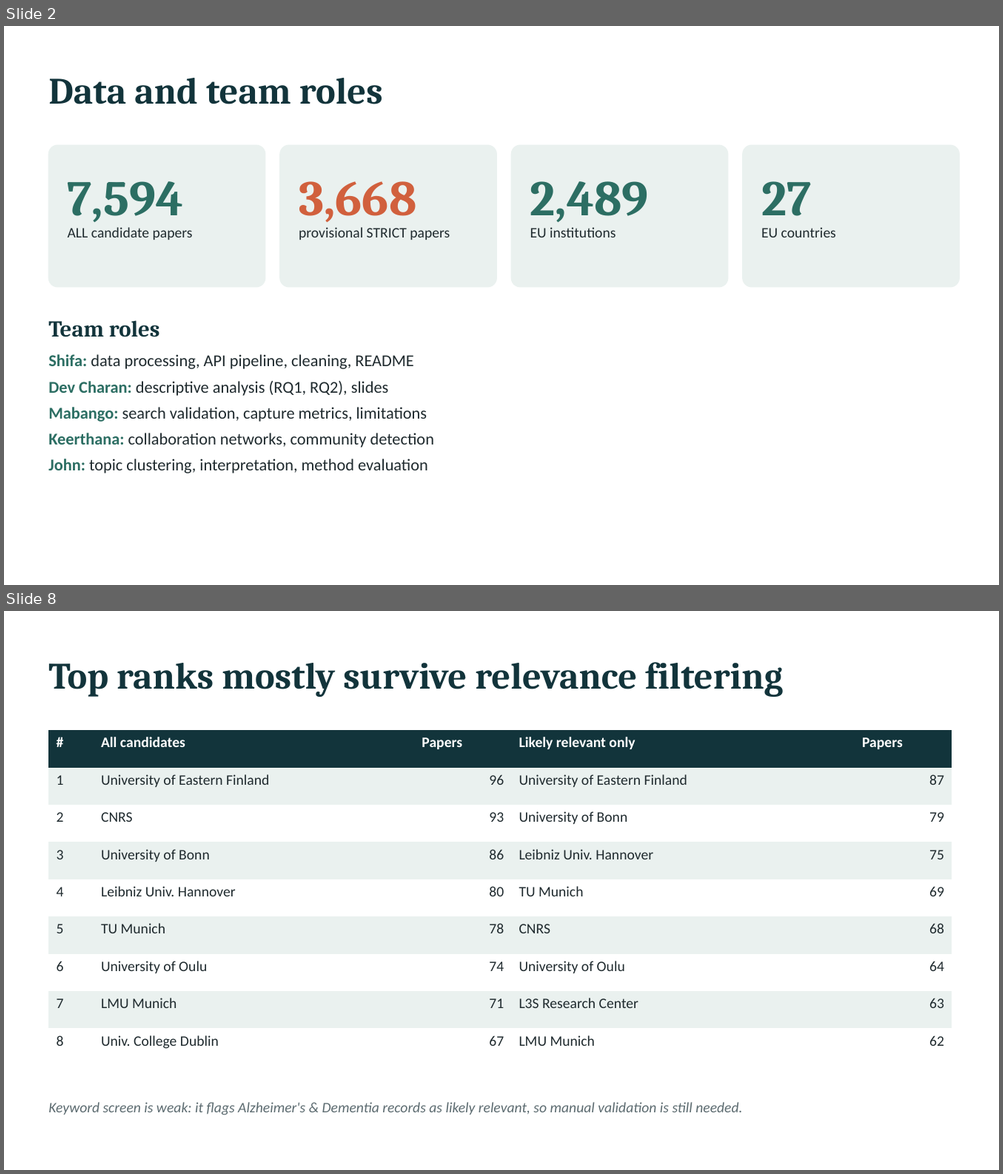
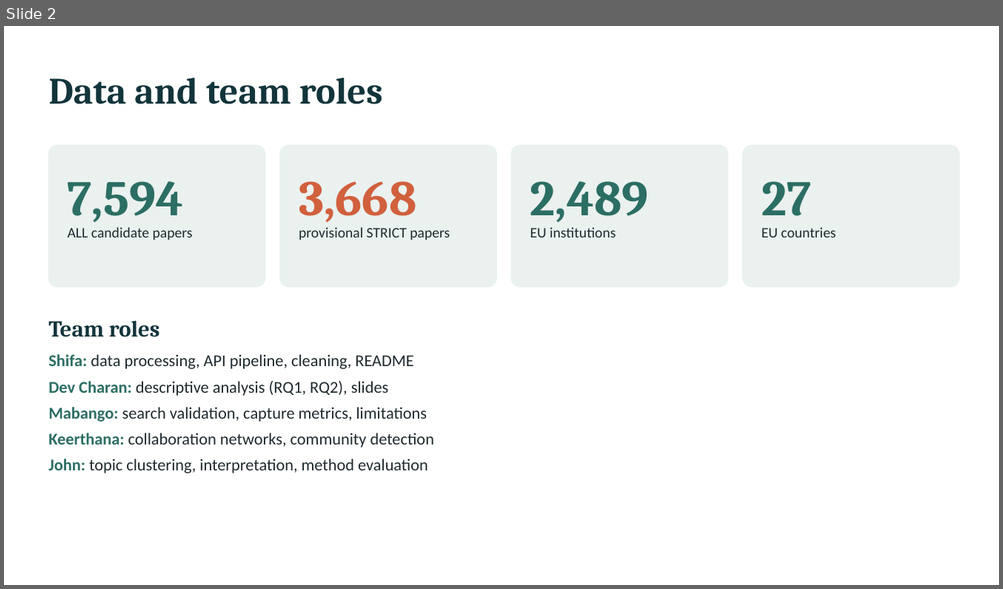
Before and after one commit to Manchidi-MJ/Data-Analytics--project-D, a slide deck: project-d/ProjectD_final_slides.pptx. Shown one above the other, each under a label of ours: slides 2 and 8 before the commit, slide 2 after it; the slides between them are not shown. The pictures are 1003x1174 and 1003x589 pixels, drawn with LibreOffice and Linux fonts; fonts in the diff are those of the drawing. Boxes give left, top, right and bottom in pixels: in the first picture for what was removed or moved away, otherwise in the second. Text is boxed around its words. In the diff, an @@ line names an element or a change of style, - is before the commit and + after.

```diff
--- a/project-d/ProjectD_final_slides.pptx
+++ b/project-d/ProjectD_final_slides.pptx
@@ slide 8 removed at <box>4,611,999,1170</box>, background #FFFFFF @@
@@ text removed at <box>48,662,782,697</box> @@
-Top ranks mostly survive relevance filtering
@@ table removed at <box>48,730,951,1052</box>, 9 rows, 5 columns @@
-# | All candidates | Papers | Likely relevant only | Papers
-1 | University of Eastern Finland | 96 | University of Eastern Finland | 87
-2 | CNRS | 93 | University of Bonn | 79
-3 | University of Bonn | 86 | Leibniz Univ. Hannover | 75
-4 | Leibniz Univ. Hannover | 80 | TU Munich | 69
-5 | TU Munich | 78 | CNRS | 68
-6 | University of Oulu | 74 | University of Oulu | 64
-7 | LMU Munich | 71 | L3S Research Center | 63
-8 | Univ. College Dublin | 67 | LMU Munich | 62
@@ text removed at <box>48,1102,742,1116</box> @@
-Keyword screen is weak: it flags Alzheimer's & Dementia records as likely relevant, so manual validation is still needed.
```
Also in this commit, not shown: 3 slides changed, 4 slides added, 5 other slides removed, 6 other files.
